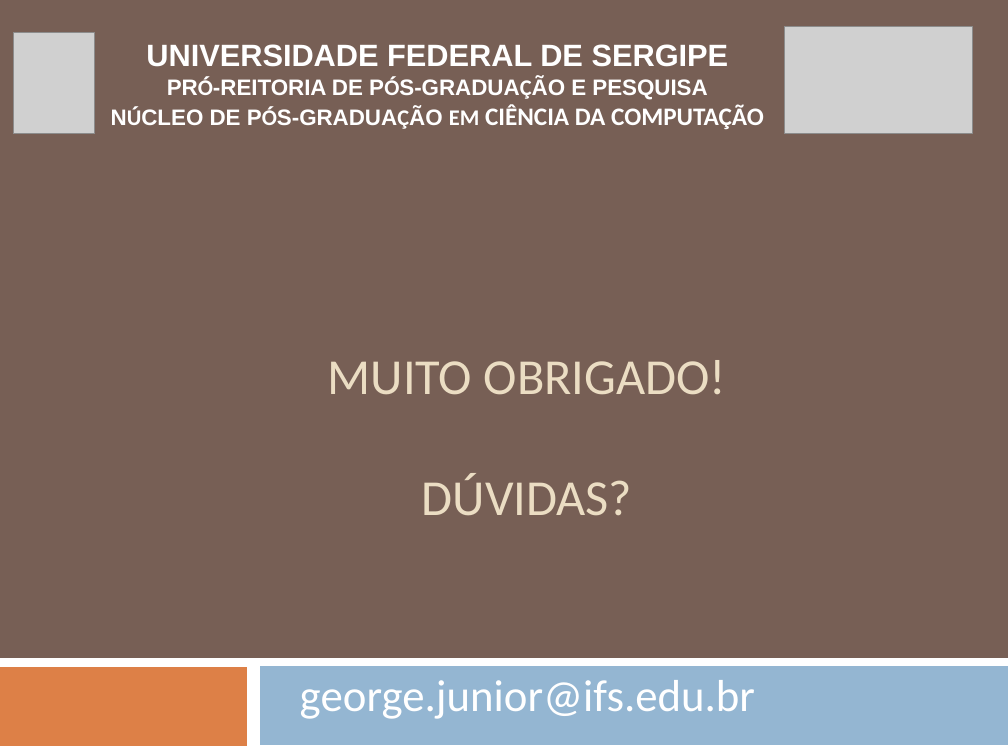
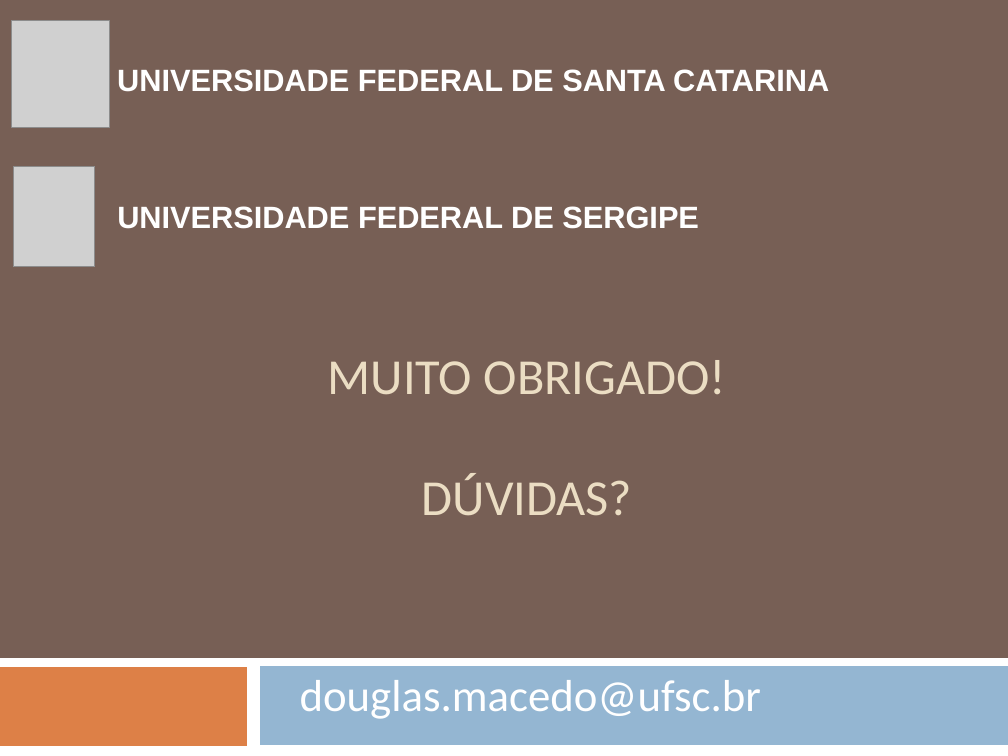
Before and after one commit to geoleite/Mestrado, a slide deck: slide 31 of Apresentacao/ApresentaçãoV2.pptx. Drawn at 1008x756 pixels with LibreOffice and Linux fonts; fonts in the diff are those of the drawing; grey boxes stand for pictures. Boxes give left, top, right and bottom in pixels: in the first picture for what was removed or moved away, otherwise in the second. Text is boxed around its words. In the diff, an @@ line names an element or a change of style, - is before the commit and + after.

```diff
--- a/Apresentacao/ApresentaçãoV2.pptx
+++ b/Apresentacao/ApresentaçãoV2.pptx
@@ picture added at (x1=12, y1=21, x2=110, y2=128) @@
@@ picture removed at (x1=784, y1=26, x2=972, y2=133) @@
@@ text removed at (x1=111, y1=44, x2=764, y2=129) @@
-UNIVERSIDADE FEDERAL DE SERGIPE
-PRÓ-REITORIA DE PÓS-GRADUAÇÃO E PESQUISA
-NÚCLEO DE PÓS-GRADUAÇÃO EM CIÊNCIA DA COMPUTAÇÃO
@@ text added at (x1=117, y1=69, x2=829, y2=92), 22 pt, text #FFFFFF, bold @@
+UNIVERSIDADE FEDERAL DE SANTA CATARINA
@@ picture moved from (x1=13, y1=33, x2=95, y2=134) to (x1=13, y1=166, x2=95, y2=267) @@
@@ text added at (x1=117, y1=206, x2=699, y2=229), 22 pt, text #FFFFFF, bold @@
+UNIVERSIDADE FEDERAL DE SERGIPE
@@ text at (x1=300, y1=680, x2=761, y2=719): text changed @@
-george.junior@ifs.edu.br
+douglas.macedo@ufsc.br
```
Also in this commit, not shown: 21 other slides changed, 40 other files.
